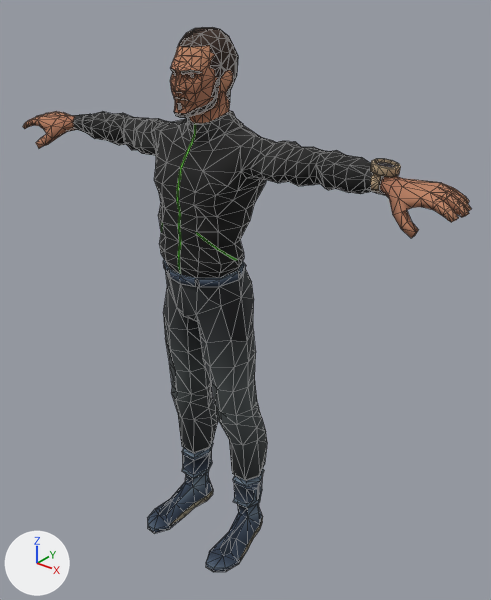
What one commit did to the glTF model game/assets/people/tcp_male_character_01.glb.
Rendered twice from a camera (50 mm lens) standing at (1.52, -1.68, 2.17) and looking at (0.11, 0.09, 1.07). Lighting does not change. The marker at lower left points along +X, +Y and +Z. The older version comes first. Mesh edges are drawn as thin lines. Vertices at exactly the same position are counted once.

The first picture shows 'tcp_male_character_01_body'.
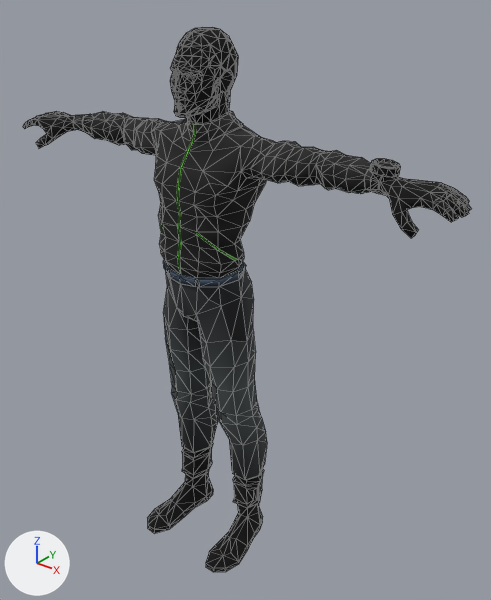
Scene script edits in JSON lines:
```json
{"op": "add", "block": "mat_tcp_atlas_1a_d", "code": "n3 = _N.new('ShaderNodeMix'); n3.name = 'Mix'"}
{"op": "add", "block": "mat_tcp_atlas_1a_d", "code": "n3.data_type = 'RGBA'"}
{"op": "add", "block": "mat_tcp_atlas_1a_d", "code": "n3.blend_type = 'MULTIPLY'"}
{"op": "add", "block": "mat_tcp_atlas_1a_d", "code": "n3.inputs[0].default_value = 1.0  # 'Factor'"}
{"op": "add", "block": "mat_tcp_atlas_1a_d", "code": "n4 = _N.new('ShaderNodeVertexColor'); n4.name = 'Color Attribute'"}
{"block": "mat_tcp_atlas_1a_d", "where": "n2 = _N.new('ShaderNodeTexImage'); n2.name = 'Image Texture'"}
{"block": "mat_tcp_atlas_1a_d", "where": "n0 = _N.new('ShaderNodeBsdfPrincipled'); n0.name = 'Principled BSDF'"}
{"op": "remove", "block": "mat_tcp_atlas_1a_d", "code": "_L.new(n2.outputs[0], n0.inputs[0])  # 'Color' to 'Base Color'"}
{"op": "add", "block": "mat_tcp_atlas_1a_d", "code": "_L.new(n3.outputs[2], n0.inputs[0])  # 'Result' to 'Base Color'"}
{"op": "add", "block": "mat_tcp_atlas_1a_d", "code": "_L.new(n4.outputs[0], n3.inputs[7])  # 'Color' to 'B'"}
{"op": "add", "block": "mat_tcp_atlas_1a_d", "code": "_L.new(n2.outputs[0], n3.inputs[6])  # 'Color' to 'A'"}
{"block": "me_tcp_male_character_01_body", "where": "me_tcp_male_character_01_body.from_pydata(...)  # 1588 vertices, 3036 faces; spans x -0.93..0.93, y -0.22..0.15, z 0.0..2.01"}
{"block": "me_tcp_male_character_01_body", "where": "# used by ob_tcp_male_character_01_body; location = (0.0, 0.0, 0.0)"}
{"block": "me_tcp_male_character_01_body", "change": "me_tcp_male_character_01_body part 1"}
{"block": "me_tcp_male_character_01_body", "change": "20 faces are deleted"}
{"block": "me_tcp_male_character_01_body", "change": "20 new faces join them"}
{"block": "me_tcp_male_character_01_body", "change": "me_tcp_male_character_01_body part 2"}
{"block": "me_tcp_male_character_01_body", "change": "20 faces are deleted"}
{"block": "me_tcp_male_character_01_body", "change": "20 new faces join them"}
```

Pixel boxes (x1, y1, x2, y2) of what changed, in the pictures (491 x 600 px; the box of a moved part takes in the faces that stretch with it):
```json
{"object": "tcp_male_character_01_body", "change": "recoloured, surface changed", "before": [23, 27, 471, 572], "after": [23, 27, 471, 572]}
{"part": 1, "of": "me_tcp_male_character_01_body", "change": "moved or reshaped", "before": [369, 170, 401, 182], "after": [369, 170, 401, 182]}
{"part": 2, "of": "me_tcp_male_character_01_body", "change": "moved or reshaped", "before": [68, 115, 84, 121], "after": [68, 115, 84, 121]}
```
